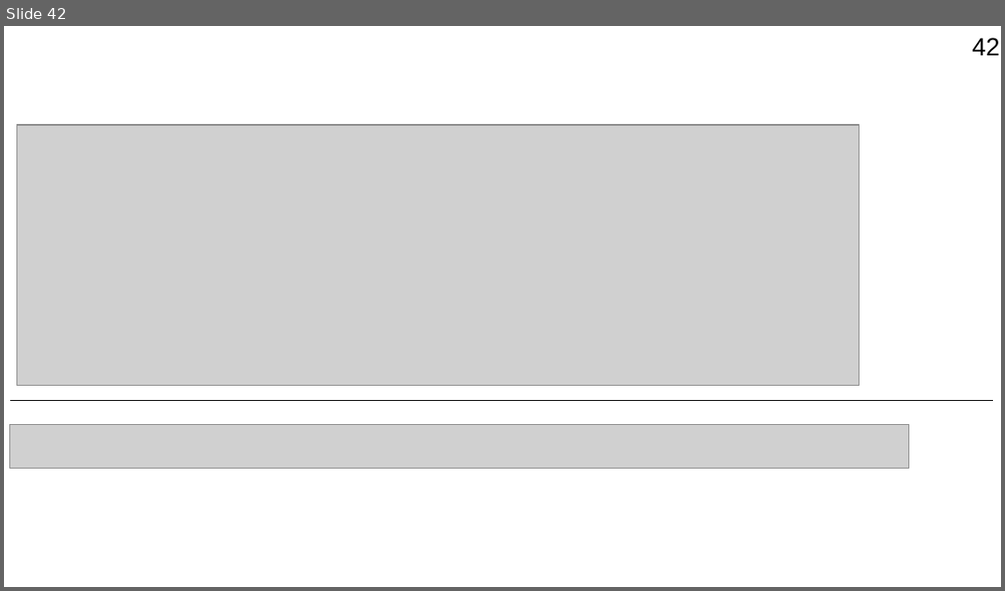
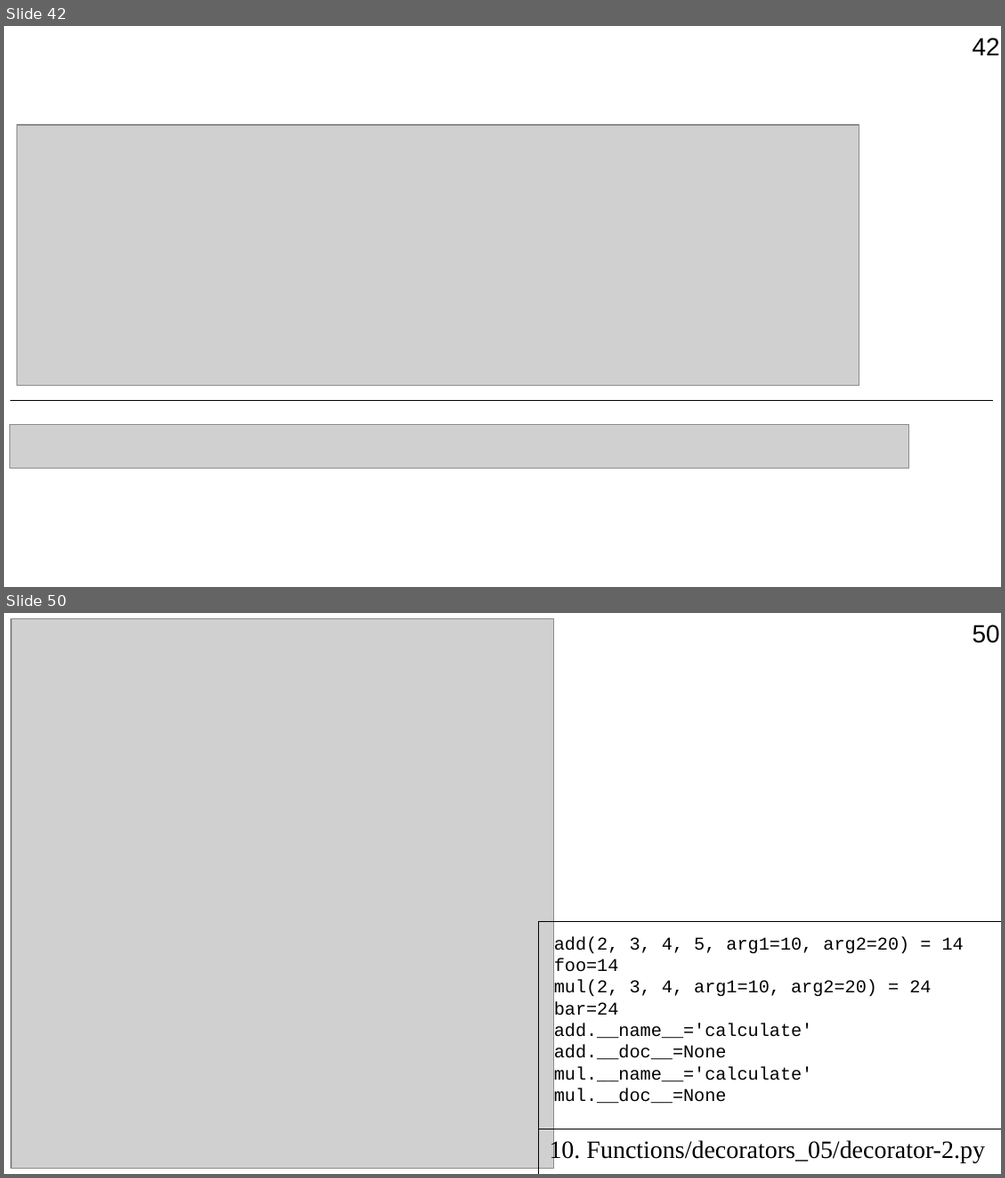
Before and after one commit to Jenyay/python-lectures, a slide deck: presentations/10. Functions.odp. Shown one above the other, each under a label of ours: slide 42 before the commit, slides 42 and 50 after it; the slides between them are not shown. The pictures are 1005x591 and 1005x1178 pixels, drawn with LibreOffice and Linux fonts; fonts in the diff are those of the drawing; grey boxes stand for pictures. Boxes give left, top, right and bottom in pixels: in the first picture for what was removed or moved away, otherwise in the second. Text is boxed around its words. In the diff, an @@ line names an element or a change of style, - is before the commit and + after.

```diff
--- a/presentations/10. Functions.odp
+++ b/presentations/10. Functions.odp
@@ slide 50 added at (4, 613, 1001, 1174), background #FFFFFF; not listed: 1 template element that a slide beside it also shows @@
@@ picture added at (11, 619, 553, 1168) @@
@@ line added from (538, 921) to (538, 1174), #000000 0 pt @@
@@ line added from (538, 921) to (1001, 921), #000000 0 pt @@
@@ text added at (554, 936, 963, 1103), 13 pt, text #000000 @@
+add(2, 3, 4, 5, arg1=10, arg2=20) = 14
+foo=14
+mul(2, 3, 4, arg1=10, arg2=20) = 24
+bar=24
+add.__name__='calculate'
+add.__doc__=None
+mul.__name__='calculate'
+mul.__doc__=None
@@ line added from (538, 1128) to (1001, 1128), #000000 0 pt @@
@@ text added at (550, 1139, 985, 1163), 18 pt, text #000000 @@
+10. Functions/decorators_05/decorator-2.py
```
Also in this commit, not shown: 10 other slides added, 9 other files.
